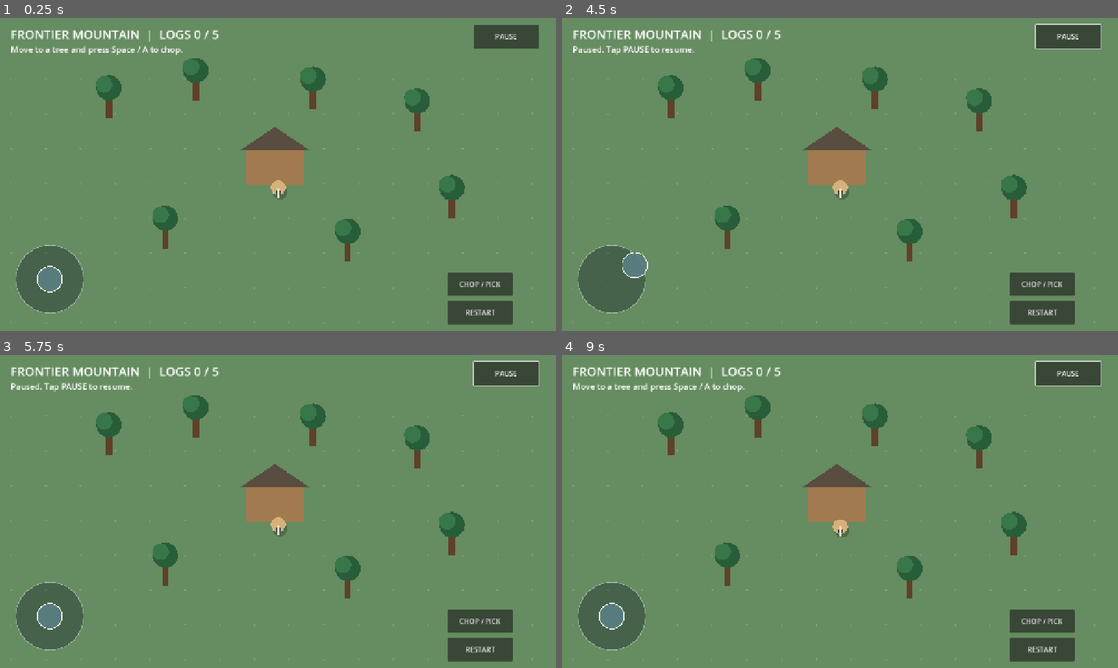
Above: before the commit, frames 1-4 (two rows, left to right).
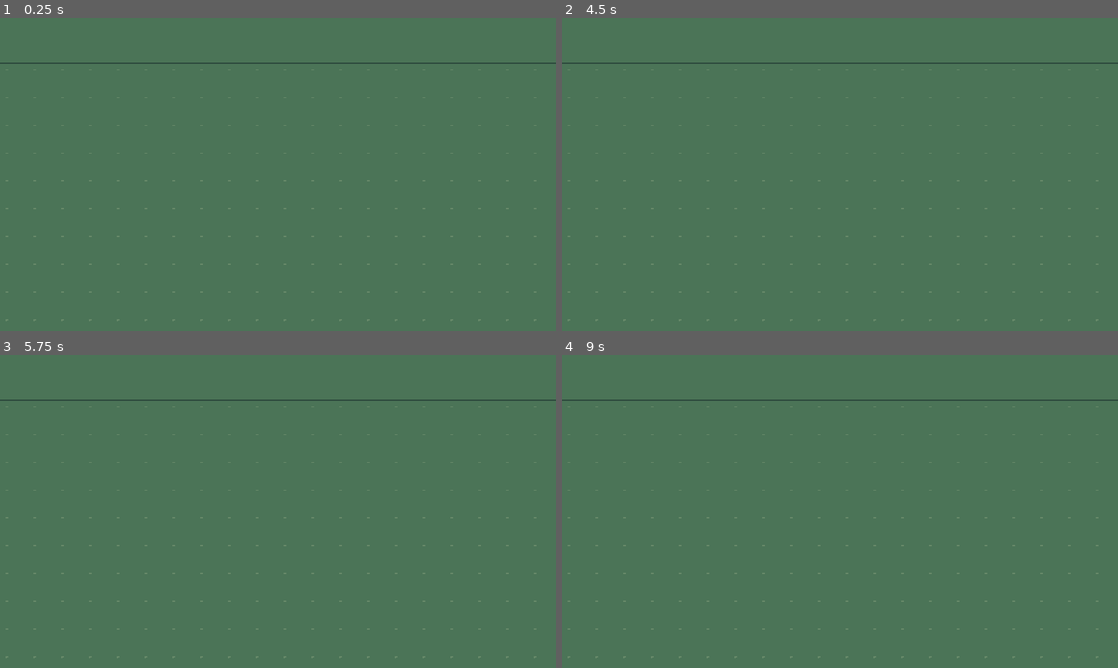
Above: after the commit, the same moments.

Repository: ethiks/frontier-mountain-godot
Game: Godot game, scene res://scenes/main.tscn
Two runs of this game, one before a commit and one after it. Both use one fixed random seed, a clock stepped at 60 frames per second and the inputs below.
Inputs (mouse positions are in pixels of both pictures, inside the frame that each line leads up to):
- Up to frame 1 (0.25 s): no input
- Up to frame 2 (4.5 s): click (1040, 312) at 0.5 s, where only the run before the commit has a clickable "RESTART"; click (1040, 312) at 1.25 s, where only the run before the commit has a clickable "RESTART"; click (1040, 312) at 2 s, where only the run before the commit has a clickable "RESTART"; click (1040, 284) at 2.75 s, where only the run before the commit has a clickable "CHOP / PICK"; click (1067, 36) at 3.5 s, where only the run before the commit has a clickable "PAUSE"; drag from (612, 277) to (895, 105) at 4.27 s
- Up to frame 3 (5.75 s): drag from (166, 527) to (250, 574) at 5.02 s
- Up to frame 4 (9 s): move the mouse to (895, 442) at 5.77 s; hold D 5.78-6.5 s; hold E 5.78-6.5 s; drag from (812, 574) to (673, 464) at 6.52 s; move the mouse to (1006, 558) at 7.27 s; hold A 7.28-8 s; hold P 7.28-8 s; drag from (673, 464) to (756, 433) at 8.02 s; move the mouse to (867, 511) at 8.77 s; hold S from 8.78 s (still down); hold R from 8.78 s (still down); click (867, 511) at 8.92 s

The runs differ from the first frame. In frame 1, 97% of the frame differs, in the area x 0-100%, y 0-100%; in frame 2, 97%; in frame 3, 97%; in frame 4, 97%.

Commit message:
Switch isolated rebuild branch to approved-art movement preview

Diff:
--- a/scenes/main.tscn
+++ b/scenes/main.tscn
@@ -1,4 +1,4 @@
 [gd_scene load_steps=2 format=3]
-[ext_resource type="Script" path="res://scripts/main.gd" id="1"]
-[node name="Main" type="Node2D"]
+[ext_resource type="Script" path="res://scripts/approved_art_preview.gd" id="1"]
+[node name="ApprovedArtPreview" type="Node2D"]
 script = ExtResource("1")
